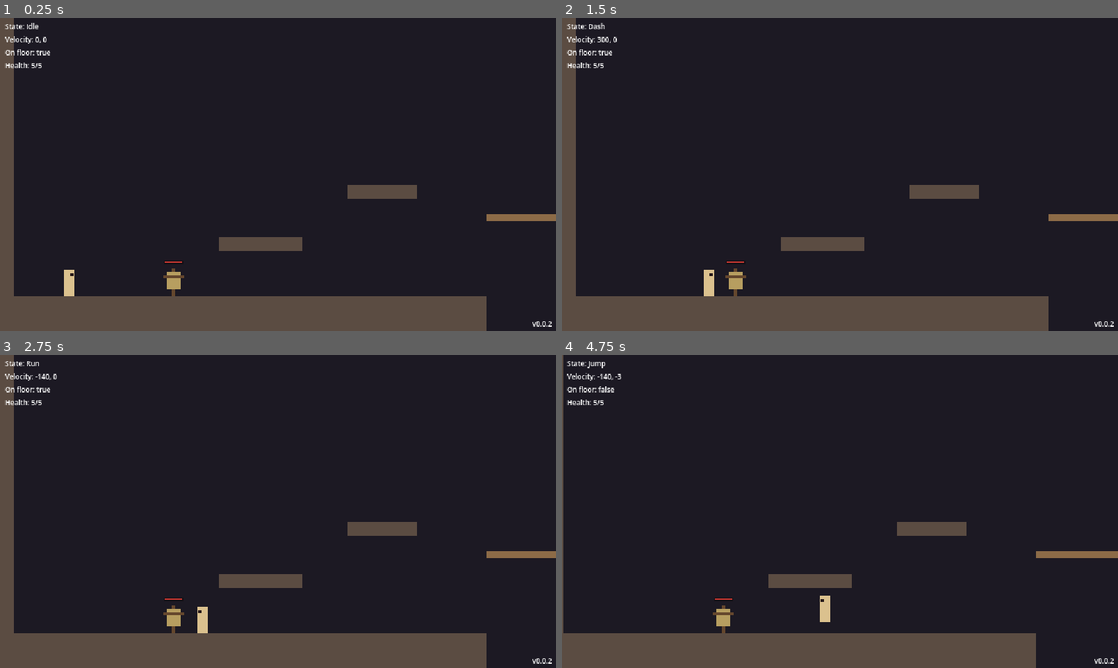
Above: before the commit, frames 1-4 (two rows, left to right).
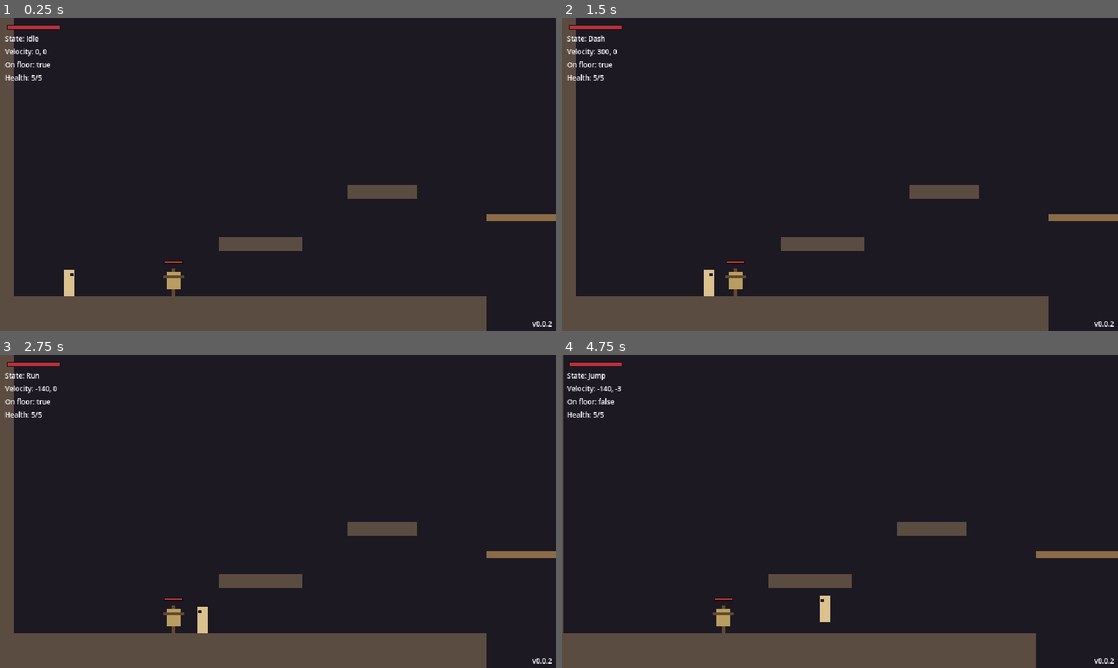
Above: after the commit, the same moments.

Repository: yuriisytnyk1996/The-Last-Sich
Game: Godot game, scene res://levels/test_room.tscn
Same seed, same stepped clock (60 frames per second), same inputs: the game is played once before the commit and once after it.
Inputs:
- Up to frame 1 (0.25 s): no input
- Up to frame 2 (1.5 s): tap Enter at 0.5 s; hold D (move_right) from 0.53 s (still down); tap J (attack) at 0.6 s; tap Space (jump) at 0.77 s; tap K (dash) at 1.35 s
- Up to frame 3 (2.75 s): tap Space (jump) at 1.52 s; release D (move_right) at 2.03 s; hold A (move_left) from 2.03 s (still down); tap J (attack) at 2.1 s
- Up to frame 4 (4.75 s): release A (move_left) at 2.78 s; hold D (move_right) 2.78-4.28 s; tap K (dash) at 2.85, 4.35 s; tap Space (jump) at 3.02, 3.77, 4.52 s; tap J (attack) at 3.6 s; hold A (move_left) from 4.28 s (still down)

The runs differ from the first frame. In frame 1, 0.5% of the frame differs, in the area x 0-11%, y 1-20%; in frame 2, 0.5%; in frame 3, 0.5%; in frame 4, 0.6%, in the area x 0-11%, y 2-20%.

Commit message:
feat(ui): add HUD health bar with trailing loss segment

Diff:
--- a/actors/player/player_damage.gd
+++ b/actors/player/player_damage.gd
@@ -35,12 +35,19 @@
 	player.hurtbox.invincibility_time = invincibility_time
 	player.hurtbox.hurt.connect(_on_hurt)
 	player.health.died.connect(_on_died)
+	player.health.health_changed.connect(Events.player_health_changed.emit)
+	# Deferred: the HUD may come after the player in the tree and isn't ready yet.
+	_announce_health.call_deferred()
 
 
 ## Full health, no invincibility. Called on respawn.
 func reset() -> void:
 	player.health.reset()
 	player.hurtbox.clear_invincibility()
+
+
+func _announce_health() -> void:
+	Events.player_health_changed.emit(player.health.current, player.health.max_health)
 
 
 func _on_hurt(hitbox: Hitbox) -> void:
--- a/autoload/events.gd
+++ b/autoload/events.gd
@@ -12,3 +12,8 @@
 ## Shake the active camera. `trauma` is 0 to 1; requests add up.
 @warning_ignore("unused_signal")
 signal camera_shake_requested(trauma: float)
+
+## The player's health changed (also sent once when the player spawns).
+## The HUD listens to this instead of holding a reference to the player.
+@warning_ignore("unused_signal")
+signal player_health_changed(current: int, maximum: int)
--- a/levels/test_room.tscn
+++ b/levels/test_room.tscn
@@ -6,6 +6,7 @@
 [ext_resource type="Script" path="res://ui/version_label.gd" id="4_version"]
 [ext_resource type="PackedScene" path="res://actors/training_dummy/training_dummy.tscn" id="5_dummy"]
 [ext_resource type="Script" path="res://components/combat/hitbox.gd" id="6_hitbox"]
+[ext_resource type="PackedScene" path="res://ui/hud/hud.tscn" id="7_hud"]
 
 [sub_resource type="RectangleShape2D" id="shape_GroundLeft"]
 size = Vector2(560, 40)
@@ -220,13 +221,15 @@
 [node name="Player" parent="." instance=ExtResource("2_player")]
 position = Vector2(80, 320)
 
+[node name="HUD" parent="." instance=ExtResource("7_hud")]
+
 [node name="DebugLayer" type="CanvasLayer" parent="."]
 
 [node name="DebugLabel" type="Label" parent="DebugLayer" node_paths=PackedStringArray("player")]
 offset_left = 6.0
-offset_top = 4.0
+offset_top = 18.0
 offset_right = 200.0
-offset_bottom = 60.0
+offset_bottom = 74.0
 theme_override_font_sizes/font_size = 8
 script = ExtResource("3_debug")
 player = NodePath("../../Player")
--- /dev/null
+++ b/ui/hud/health_bar.gd
@@ -0,0 +1,87 @@
+class_name HealthBar
+extends Control
+## The player's health bar in the HUD.
+##
+## Grows wider with max health, so upgrades are visible at a glance.
+## Damage drops the fill at once, and a pale "loss" segment shows what was
+## just lost: it holds for `loss_delay`, then drains down to the fill.
+## Healing does the opposite: the fill rises smoothly up to the new value.
+## Driven by `Events.player_health_changed`, never by the player directly.
+
+@export_group("Size")
+## Bar width per point of max health (px).
+@export var pixels_per_point := 12
+@export var bar_height := 4
+## Frame thickness around the bar (px).
+@export var border := 1
+
+@export_group("Animation")
+## Seconds the loss segment holds still before draining.
+@export var loss_delay := 0.4
+## Drain speed of the loss segment, in health points per second.
+@export var loss_drain_speed := 4.0
+## Rise speed of the fill when healing, in health points per second.
+@export var heal_fill_speed := 6.0
+
+@export_group("Colors")
+@export var frame_color := Color("1a1018")
+@export var empty_color := Color("3b2730")
+@export var loss_color := Color("e8d8b0")
+@export var fill_color := Color("b8323a")
+
+var _maximum := 1
+var _target := 0.0
+var _fill := 0.0
+var _loss := 0.0
+var _loss_hold := 0.0
+var _has_value := false
+
+
+func _ready() -> void:
+	Events.player_health_changed.connect(_on_player_health_changed)
+	set_process(false)
+
+
+func _process(delta: float) -> void:
+	if _fill < _target:
+		_fill = minf(_fill + heal_fill_speed * delta, _target)
+	if _loss_hold > 0.0:
+		_loss_hold -= delta
+	elif _loss > _target:
+		_loss = maxf(_loss - loss_drain_speed * delta, _target)
+	if _fill == _target and _loss == _target:
+		set_process(false)
+	queue_redraw()
+
+
+func _draw() -> void:
+	var inner := Vector2(_maximum * pixels_per_point, bar_height)
+	draw_rect(Rect2(Vector2.ZERO, inner + Vector2.ONE * border * 2), frame_color)
+	var origin := Vector2.ONE * border
+	draw_rect(Rect2(origin, inner), empty_color)
+	draw_rect(Rect2(origin, Vector2(_to_pixels(_loss), bar_height)), loss_color)
+	draw_rect(Rect2(origin, Vector2(_to_pixels(_fill), bar_height)), fill_color)
+
+
+func _on_player_health_changed(current: int, maximum: int) -> void:
+	_maximum = maxi(maximum, 1)
+	_target = float(current)
+	if not _has_value:
+		# First report: show it as is, no animation.
+		_has_value = true
+		_fill = _target
+		_loss = _target
+	elif _target < _fill:
+		_fill = _target
+		_loss_hold = loss_delay
+	# While healing, the loss colour previews what the fill rises to.
+	_loss = maxf(_loss, _target)
+	var inner := Vector2(_maximum * pixels_per_point, bar_height)
+	custom_minimum_size = inner + Vector2.ONE * border * 2
+	set_process(true)
+	queue_redraw()
+
+
+## Whole pixels only, so the bar edge never blurs.
+func _to_pixels(points: float) -> float:
+	return floorf(points * pixels_per_point)
--- /dev/null
+++ b/ui/hud/hud.tscn
@@ -0,0 +1,13 @@
+[gd_scene format=3]
+
+[ext_resource type="Script" path="res://ui/hud/health_bar.gd" id="1_health_bar"]
+
+[node name="HUD" type="CanvasLayer"]
+
+[node name="HealthBar" type="Control" parent="."]
+offset_left = 8.0
+offset_top = 8.0
+offset_right = 70.0
+offset_bottom = 14.0
+mouse_filter = 2
+script = ExtResource("1_health_bar")
Not shown, added: ui/hud/health_bar.gd.uid
Not shown, changed: docs/.vitepress/config.mts
Not shown, changed: docs/architecture/events.md
Not shown, changed: docs/guide/project-structure.md
Not shown, changed: docs/roadmap.md
Not shown, changed: docs/systems/game-feel.md
Not shown, added: docs/systems/hud.md
Not shown, changed: docs/systems/player.md
